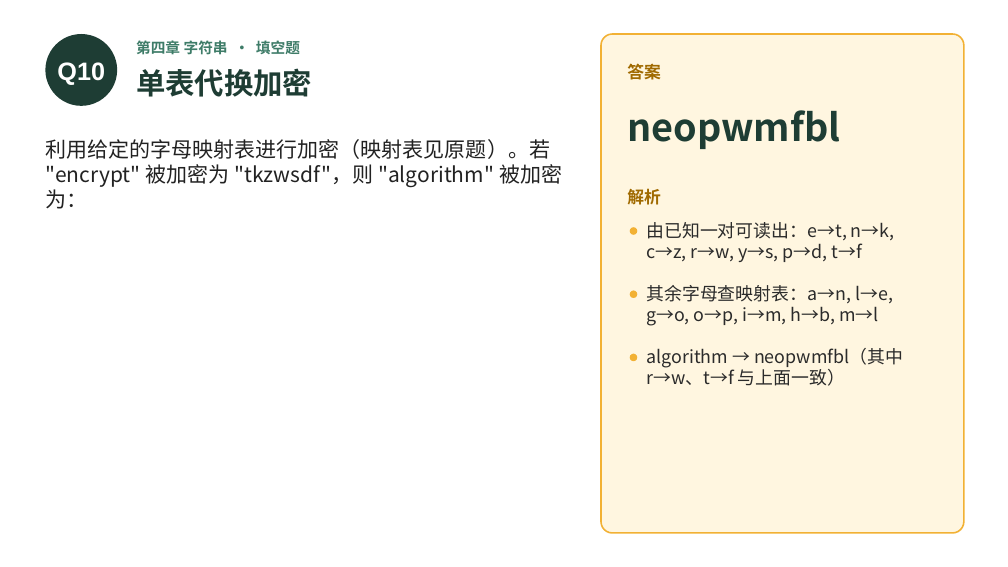
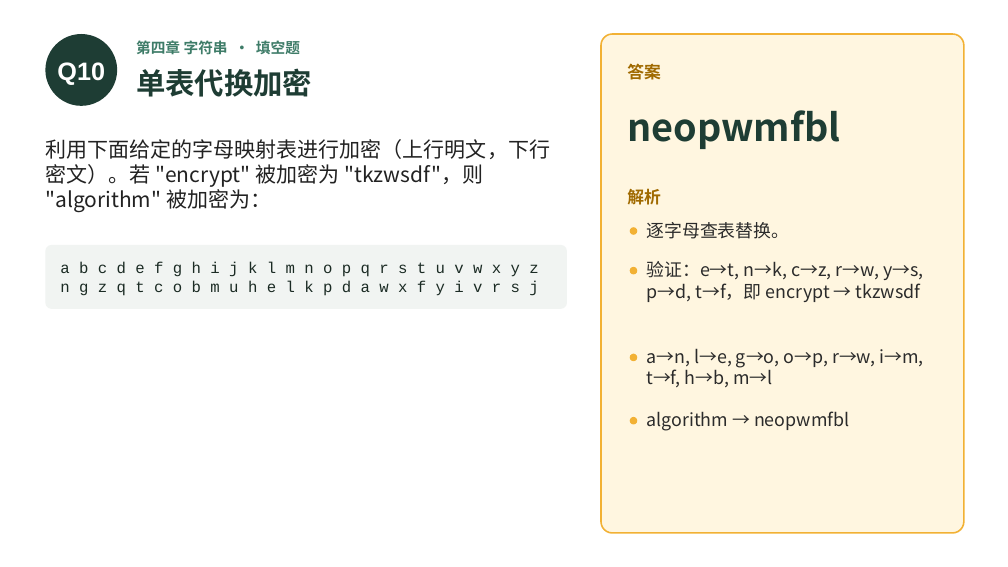
Before and after one commit to GMyhf/2026fall-cs201, a slide deck: slide 19 of courseware/202609_DSA_MOOC_Quiz_CH03-04.pptx. Drawn at 1008x567 pixels with LibreOffice and Linux fonts; fonts in the diff are those of the drawing. Boxes give left, top, right and bottom in pixels: in the first picture for what was removed or moved away, otherwise in the second. Text is boxed around its words. In the diff, an @@ line names an element or a change of style, - is before the commit and + after.

```diff
--- a/courseware/202609_DSA_MOOC_Quiz_CH03-04.pptx
+++ b/courseware/202609_DSA_MOOC_Quiz_CH03-04.pptx
@@ text at (45,139,550,212): text changed @@
-利用给定的字母映射表进行加密（映射表见原题）。若 "encrypt" 被加密为 "tkzwsdf"，则 "algorithm" 被加密为：
+利用下面给定的字母映射表进行加密（上行明文，下行密文）。若 "encrypt" 被加密为 "tkzwsdf"，则 "algorithm" 被加密为：
@@ text added at (646,222,789,239), 17 pt, text #2B2B2B @@
+逐字母查表替换。
@@ rounded rectangle added at (45,245,567,309), fill #F1F4F2 @@
@@ text added at (60,262,538,296), 14.9 pt, text #1B2B24 @@
+a b c d e f g h i j k l m n o p q r s t u v w x y z
+n g z q t c o b m u h e l k p d a w x f y i v r s j
@@ ellipse: place and size @@
-ellipse at (630,290,637,298)
+ellipse at (630,267,637,274)
@@ text at (646,261,924,302): text changed @@
-由已知一对可读出：e→t, n→k, c→z, r→w, y→s, p→d, t→f
+验证：e→t, n→k, c→z, r→w, y→s, p→d, t→f，即 encrypt → tkzwsdf
@@ text at (646,348,923,387): text changed @@
-其余字母查映射表：a→n, l→e, g→o, o→p, i→m, h→b, m→l
+a→n, l→e, g→o, o→p, r→w, i→m, t→f, h→b, m→l
@@ text removed at (646,348,903,386) @@
-algorithm → neopwmfbl（其中 r→w、t→f 与上面一致）
@@ ellipse added at (630,417,637,424), fill #F2B134 @@
@@ text added at (646,411,849,431), 17 pt, text #2B2B2B @@
+algorithm → neopwmfbl
```
Also in this commit, not shown: 1 other file.
